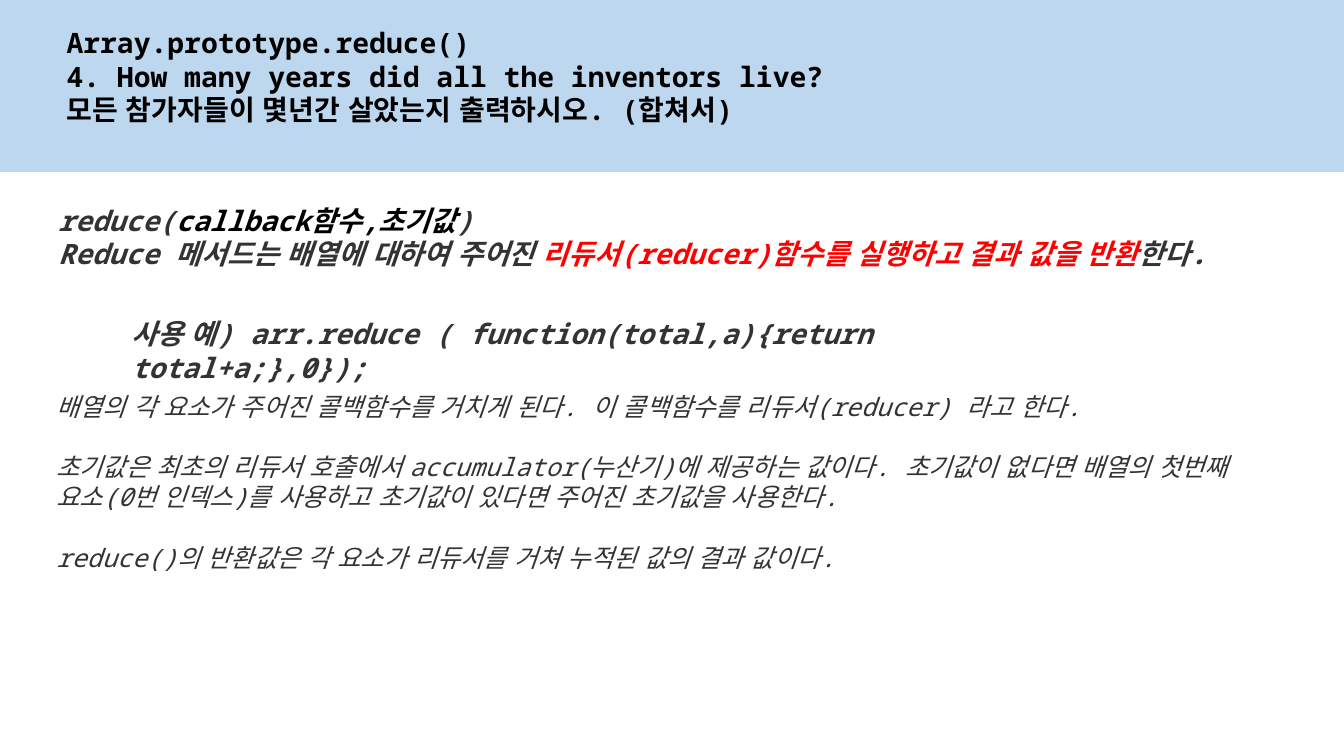
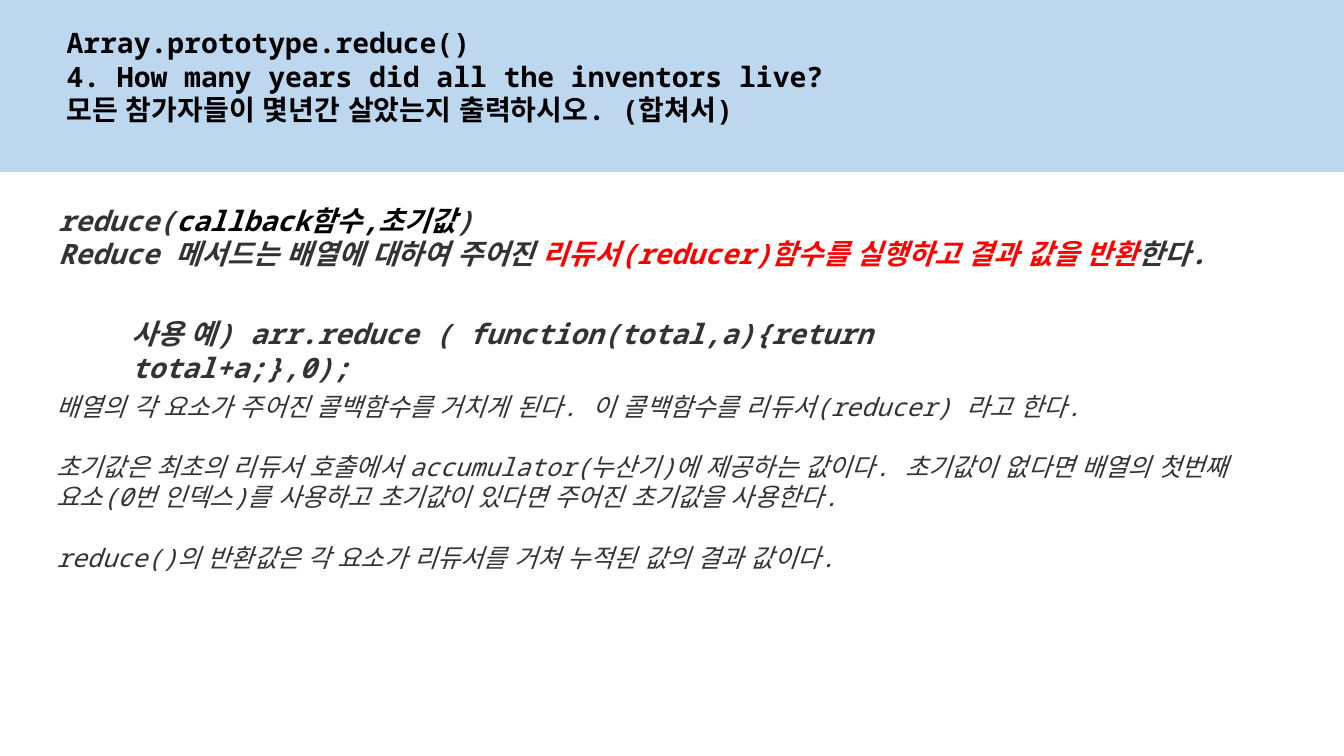
Before and after one commit to lsh58/Javascript, a slide deck: slide 5 of study/JavaScript30-master/Js30_04.pptx. Drawn at 1344x756 pixels with LibreOffice and Linux fonts; fonts in the diff are those of the drawing. Boxes give left, top, right and bottom in pixels: in the first picture for what was removed or moved away, otherwise in the second. Text is boxed around its words. In the diff, an @@ line names an element or a change of style, - is before the commit and + after.

```diff
--- a/study/JavaScript30-master/Js30_04.pptx
+++ b/study/JavaScript30-master/Js30_04.pptx
@@ text at box(131, 320, 873, 383): text changed @@
-사용 예) arr.reduce ( function(total,a){return total+a;},0});
+사용 예) arr.reduce ( function(total,a){return total+a;},0);
```
Also in this commit, not shown: 3 other slides changed, 10 other files.
